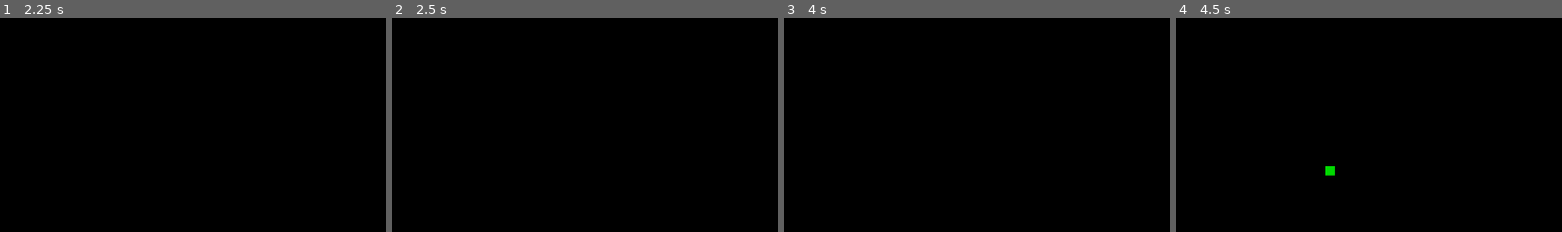
Above: before the commit, frames 1-4 (left to right).
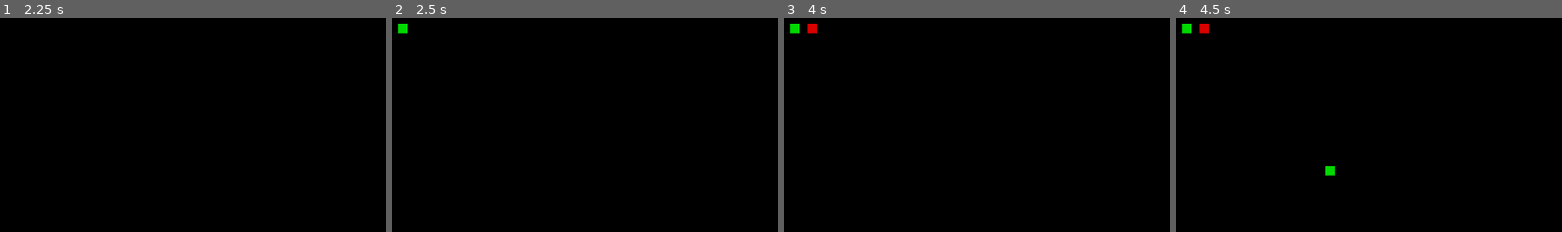
Above: after the commit, the same moments.

Repository: javier-adrian/AStar-GDS
Game: Godot game, scene res://scenes/main/main.tscn
The game is run twice, just before and just after one commit, with the same random seed, the same clock (stepped at 60 frames per second) and the same inputs.
Inputs (mouse positions are % of the whole screen's width and height, from its top left):
- Up to frame 1 (2.25 s): tap Enter at 0.5 s; move the mouse to (72, 45) at 0.52 s; hold Backspace (erase) 0.53-1.28 s; tap B (end) at 0.6 s; tap A (start) at 1.25 s; move the mouse to (30, 55) at 1.27 s; tap Backspace (erase) at 1.35 s; tap Space (play) at 1.55 s; tap Tab (reset_progress) at 2 s; move the mouse to (60, 28) at 2.02 s; hold Space (play) from 2.03 s (still down)
- Up to frame 2 (2.5 s): keep holding Space (play); tap A (start) at 2.3 s
- Up to frame 3 (4 s): tap A (start) at 2.75, 2.85 s; move the mouse to (45, 70) at 2.77 s; release Space (play) at 2.78 s; tap . (step) at 3.05 s; tap Tab (reset_progress) at 3.5 s; move the mouse to (80, 65) at 3.52 s; hold . (step) from 3.53 s (still down); tap B (end) at 3.8 s
- Up to frame 4 (4.5 s): tap A (start) at 4.25 s; move the mouse to (20, 35) at 4.27 s; release . (step) at 4.28 s; tap B (end) at 4.35 s
The pictures show only the part of the screen within x 0-50%, y 0-50%; the shares and areas given below are measured in that part.

Frame 1 is identical in both runs. In frame 2, 0.1% of the frame differs, in the area x 1-5%, y 2-8%; in frame 3, 0.2%, in the area x 1-9%, y 2-8%; in frame 4, 0.2%.

Commit message:
add visual interface for the state of start and end cells

Diff:
--- a/scenes/main/main.gd
+++ b/scenes/main/main.gd
@@ -2,6 +2,7 @@
 
 @onready var graph := $Graph
 @onready var timer := $Timer
+@onready var viewer := $Viewer
 @onready var tile_size: Vector2 = Vector2(graph.tile_set.tile_size)
 
 var target: Vector2
@@ -19,15 +20,19 @@
 
     if Input.is_action_just_released("start"):
         graph.place_start(target)
+        viewer.toggle_start(true)
 
     if Input.is_action_just_released("end"):
         graph.place_end(target)
+        viewer.toggle_end(true)
 
     if Input.is_action_pressed("step"):
         graph.step()
 
     if Input.is_action_pressed("erase"):
         graph.erase(target)
+        viewer.toggle_start(graph.start_is_ready)
+        viewer.toggle_end(graph.end_is_ready)
 
     if Input.is_action_pressed("play"):
         playing = !playing
@@ -40,6 +45,8 @@
     if Input.is_action_pressed("reset"):
         graph.reset()
         playing = false
+        viewer.toggle_start(false)
+        viewer.toggle_end(false)
 
 func _on_timer_timeout():
     if playing:
--- a/scenes/main/main.tscn
+++ b/scenes/main/main.tscn
@@ -9,7 +9,7 @@
 
 [node name="Graph" parent="." instance=ExtResource("1_cwfh3")]
 
-[node name="Camera2D" parent="." instance=ExtResource("2_wu08d")]
+[node name="Viewer" parent="." instance=ExtResource("2_wu08d")]
 
 [node name="Timer" type="Timer" parent="."]
 wait_time = 0.05
--- a/scenes/viewer/viewer.gd
+++ b/scenes/viewer/viewer.gd
@@ -1,7 +1,27 @@
 extends Camera2D
+
+@onready var user_interface: CanvasLayer = $UserInterface
+@onready var margins: MarginContainer = $UserInterface/Margins
+@onready var start: CenterContainer = $UserInterface/Margins/HBoxContainer/Start
+@onready var end: CenterContainer = $UserInterface/Margins/HBoxContainer/End
+
+@onready var width: int = ProjectSettings.get_setting("display/window/size/viewport_width")
+@onready var height: int = ProjectSettings.get_setting("display/window/size/viewport_height")
 
 var pan_mode := false
 var mouse_offset: Vector2
+
+func toggle_start(setting: bool) -> void:
+	start.visible = setting
+
+func toggle_end(setting: bool) -> void:
+	end.visible = setting
+
+func _ready():
+	margins.add_theme_constant_override("margin_top", height * .01)
+	margins.add_theme_constant_override("margin_bottom", height * .01)
+	margins.add_theme_constant_override("margin_left", width * .01)
+	margins.add_theme_constant_override("margin_right", width * .01)
 
 func _input(event):
 	if Input.is_action_just_released("zoom in") and not pan_mode:
--- a/scenes/viewer/viewer.tscn
+++ b/scenes/viewer/viewer.tscn
@@ -1,7 +1,40 @@
-[gd_scene load_steps=2 format=3 uid="uid://c2j445mrpxeti"]
+[gd_scene load_steps=3 format=3 uid="uid://c2j445mrpxeti"]
 
 [ext_resource type="Script" path="res://scenes/viewer/viewer.gd" id="1_eyvo3"]
+[ext_resource type="Texture2D" uid="uid://djppkexu6e8hy" path="res://assets/tile.png" id="2_j4g04"]
 
-[node name="Camera2D" type="Camera2D"]
+[node name="Camera" type="Camera2D"]
 position = Vector2(576, 324)
 script = ExtResource("1_eyvo3")
+
+[node name="UserInterface" type="CanvasLayer" parent="."]
+
+[node name="Margins" type="MarginContainer" parent="UserInterface"]
+offset_right = 40.0
+offset_bottom = 40.0
+theme_override_constants/margin_left = 0
+theme_override_constants/margin_top = 0
+theme_override_constants/margin_right = 0
+theme_override_constants/margin_bottom = 0
+
+[node name="HBoxContainer" type="HBoxContainer" parent="UserInterface/Margins"]
+layout_mode = 2
+theme_override_constants/separation = 10
+
+[node name="Start" type="CenterContainer" parent="UserInterface/Margins/HBoxContainer"]
+visible = false
+layout_mode = 2
+
+[node name="Start" type="TextureRect" parent="UserInterface/Margins/HBoxContainer/Start"]
+modulate = Color(0, 1, 0, 1)
+layout_mode = 2
+texture = ExtResource("2_j4g04")
+
+[node name="End" type="CenterContainer" parent="UserInterface/Margins/HBoxContainer"]
+visible = false
+layout_mode = 2
+
+[node name="End" type="TextureRect" parent="UserInterface/Margins/HBoxContainer/End"]
+modulate = Color(1, 0, 0, 1)
+layout_mode = 2
+texture = ExtResource("2_j4g04")
